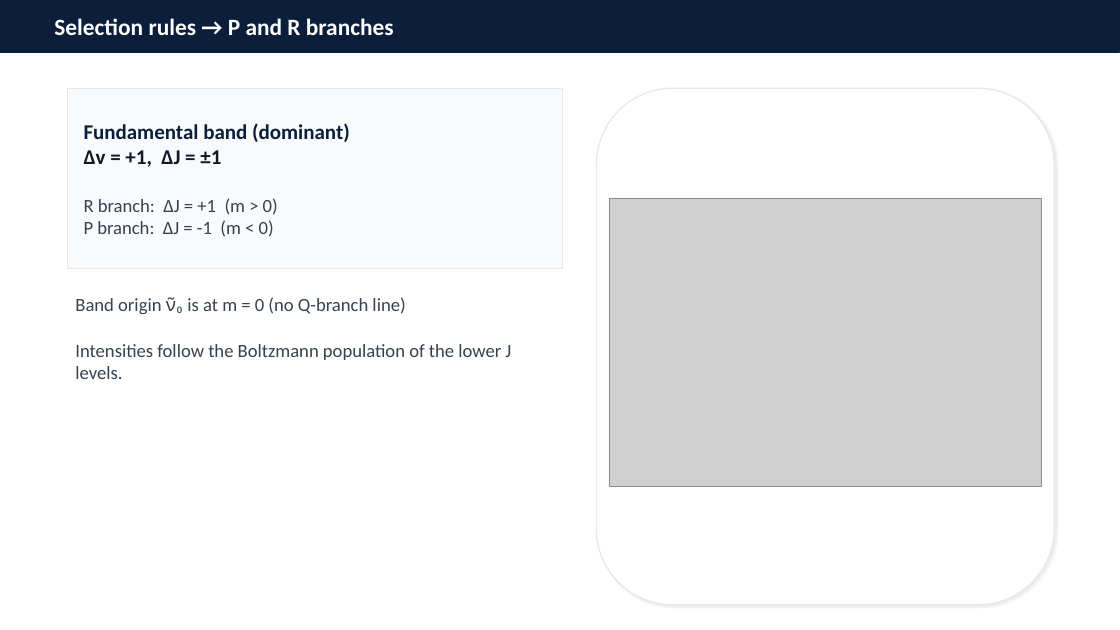
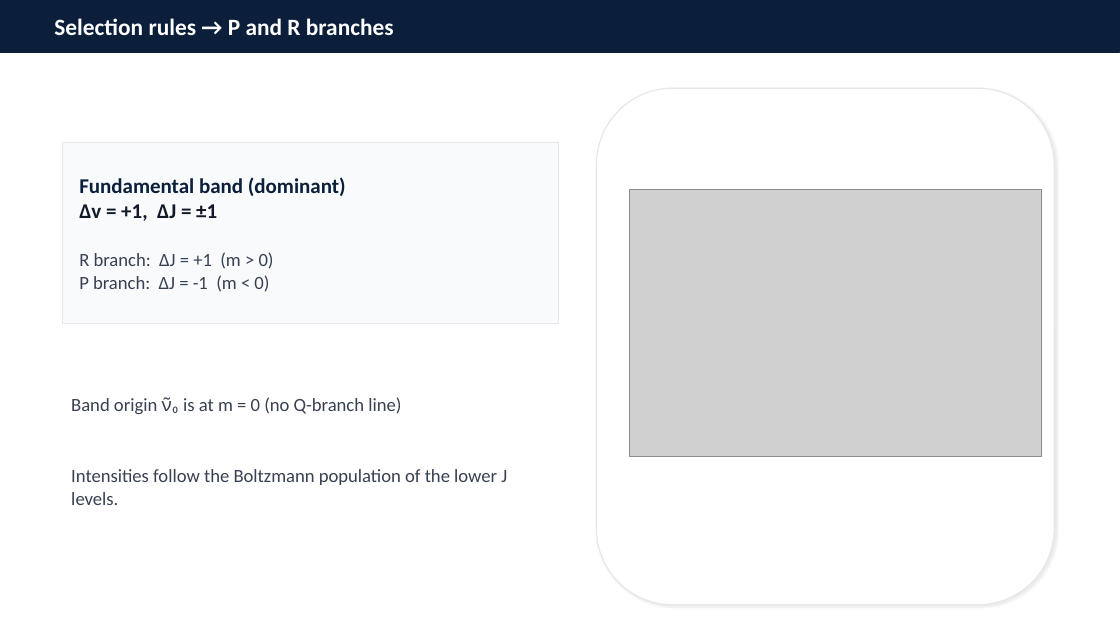
Before and after one commit to bstrb/BKinD, a slide deck: slide 5 of KZ4020/Lab2_IR_HCl_intro.pptx. Drawn at 1120x630 pixels with LibreOffice and Linux fonts; fonts in the diff are those of the drawing; grey boxes stand for pictures. Boxes give left, top, right and bottom in pixels: in the first picture for what was removed or moved away, otherwise in the second. Text is boxed around its words. In the diff, an @@ line names an element or a change of style, - is before the commit and + after.

Commit message:
Please enter the commit message for your changes. Lines starting with '#' will be ignored, and an empty message aborts the commit.
On branch main
Your branch is up to date with 'origin/main'.

Changes to be committed:
	modified:   KZ4020/Lab2_IR_HCl_intro.pptx

```diff
--- a/KZ4020/Lab2_IR_HCl_intro.pptx
+++ b/KZ4020/Lab2_IR_HCl_intro.pptx
@@ rectangle "Fundamental band (dominant) Δv = ...": place and size @@
-rectangle "Fundamental band (dominant) Δv = ..." at [67, 88, 563, 269]
+rectangle "Fundamental band (dominant) Δv = ..." at [63, 143, 559, 323]
@@ picture: place and size @@
-picture at [609, 198, 1042, 486]
+picture at [630, 190, 1042, 457]
@@ text "Band origin ν̃₀ is at ...": place and size @@
-text "Band origin ν̃₀ is at ..." at [75, 297, 405, 314]
+text "Band origin ν̃₀ is at ..." at [71, 397, 401, 414]
@@ text "Intensities follow the Boltzmann population ...": place and size @@
-text "Intensities follow the Boltzmann population ..." at [75, 344, 511, 379]
+text "Intensities follow the Boltzmann population ..." at [71, 469, 507, 505]
```
Also in this commit, not shown: 7 other slides changed.
